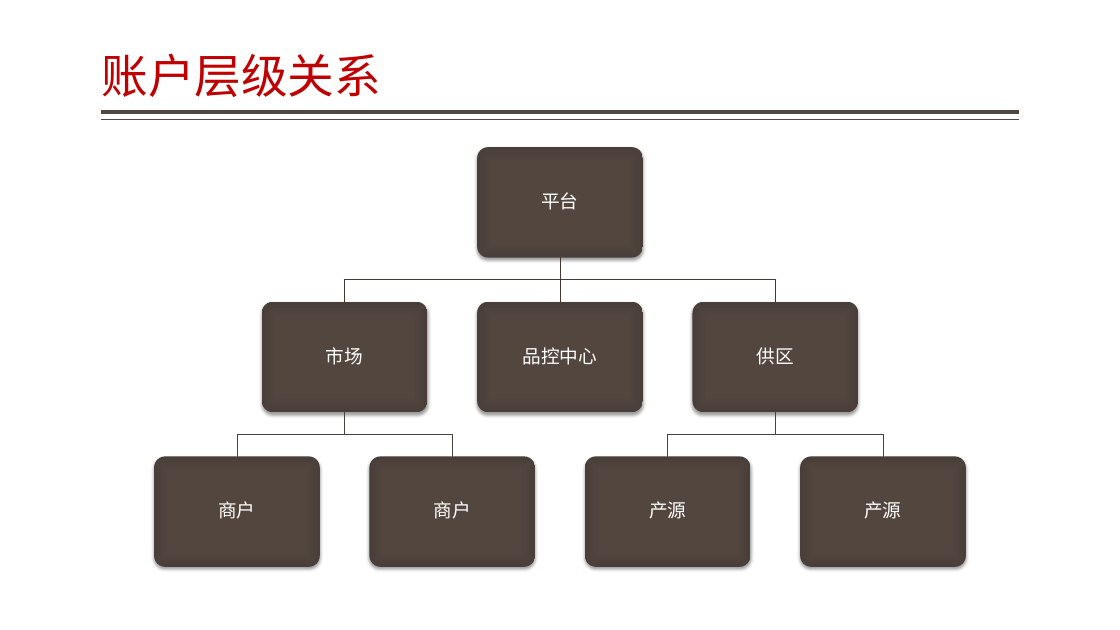
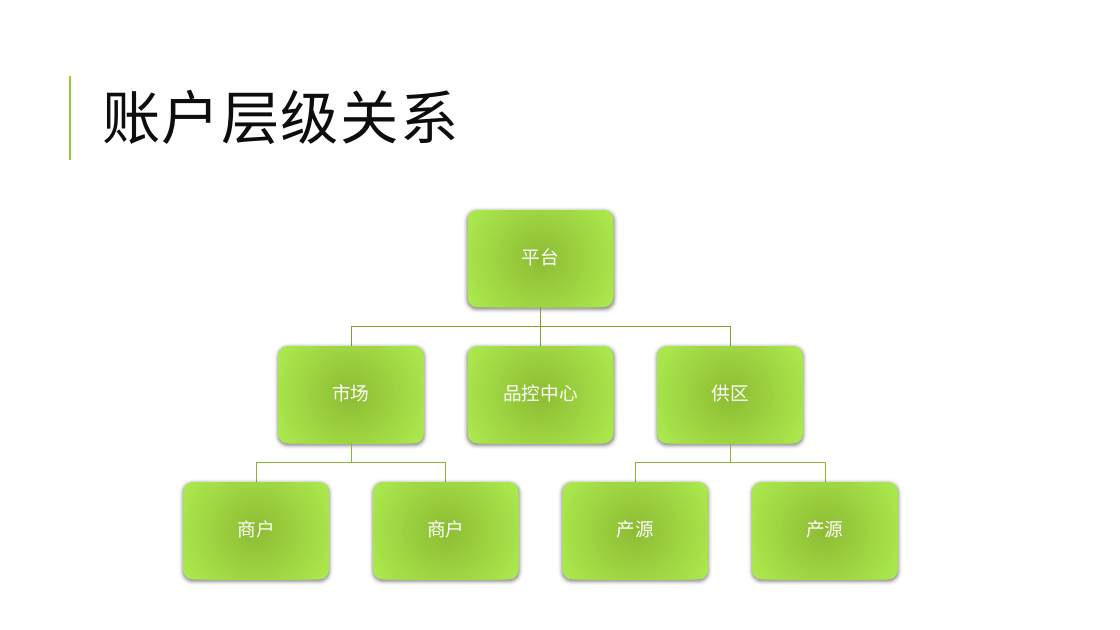
Before and after one commit to jzgi/chainsmart, a slide deck: slide 20 of Docs/品链供销平台.pptx. Drawn at 1120x630 pixels with LibreOffice and Linux fonts; fonts in the diff are those of the drawing. Boxes give left, top, right and bottom in pixels: in the first picture for what was removed or moved away, otherwise in the second. Text is boxed around its words. In the diff, an @@ line names an element or a change of style, - is before the commit and + after.

```diff
--- a/Docs/品链供销平台.pptx
+++ b/Docs/品链供销平台.pptx
@@ title "账户层级关系": place and size @@
-title "账户层级关系" at bbox=[101, 53, 381, 97]
+title "账户层级关系" at bbox=[102, 89, 458, 144]
@@ title "账户层级关系" at bbox=[102, 89, 458, 144]: size 40 to 50 pt, font Noto Sans CJK SC to Calibri, text colour #BF0102 to #0D0D0D, letter spacing 0 to 1 pt; line spacing 0.9 to 0.8; vertical alignment bottom to middle @@
@@ line added from (70, 160) to (70, 76), #99CB38 1.5 pt @@
@@ line removed from (1019, 112) to (102, 112) @@
@@ line removed from (1019, 120) to (102, 120) @@
@@ fill gradient #544740 to #534740 to #4A3F39 to gradient #8FBD34 to #ACEB4E; shadow changed in 8 elements at bbox=[373, 482, 519, 580], bbox=[183, 482, 329, 580], bbox=[563, 482, 709, 580], bbox=[278, 346, 424, 444], bbox=[468, 346, 614, 444], bbox=[752, 482, 898, 580], bbox=[657, 346, 803, 444], bbox=[468, 210, 614, 308] @@
@@ rounded rectangle: place and size @@
-rounded rectangle at bbox=[477, 147, 643, 257]
+rounded rectangle at bbox=[468, 210, 614, 308]
@@ text "平台": place and size @@
-text "平台" at bbox=[541, 192, 578, 210]
+text "平台" at bbox=[522, 248, 559, 266]
@@ freeform shape: place and size @@
-freeform shape at bbox=[344, 258, 560, 302]
+freeform shape at bbox=[351, 308, 541, 346]
@@ freeform shape: place and size @@
-freeform shape at bbox=[556, 258, 565, 302]
+freeform shape at bbox=[536, 308, 544, 346]
@@ outline #413A36 0.5 pt to #7BA32D 0.75 pt in 3 elements at bbox=[351, 308, 541, 346], bbox=[536, 308, 544, 346], bbox=[540, 308, 730, 346] @@
@@ freeform shape: place and size @@
-freeform shape at bbox=[560, 258, 776, 302]
+freeform shape at bbox=[540, 308, 730, 346]
@@ rounded rectangle: place and size @@
-rounded rectangle at bbox=[262, 302, 428, 412]
+rounded rectangle at bbox=[278, 346, 424, 444]
@@ text "市场": place and size @@
-text "市场" at bbox=[326, 347, 363, 365]
+text "市场" at bbox=[332, 384, 369, 402]
@@ rounded rectangle: place and size @@
-rounded rectangle at bbox=[477, 302, 643, 412]
+rounded rectangle at bbox=[468, 346, 614, 444]
@@ text "品控中心": place and size @@
-text "品控中心" at bbox=[523, 347, 597, 365]
+text "品控中心" at bbox=[503, 384, 577, 402]
@@ rounded rectangle: place and size @@
-rounded rectangle at bbox=[692, 302, 858, 412]
+rounded rectangle at bbox=[657, 346, 803, 444]
@@ text "供区": place and size @@
-text "供区" at bbox=[757, 347, 794, 365]
+text "供区" at bbox=[711, 384, 748, 402]
@@ freeform shape: place and size @@
-freeform shape at bbox=[237, 413, 344, 457]
+freeform shape at bbox=[256, 444, 351, 482]
@@ freeform shape: place and size @@
-freeform shape at bbox=[344, 413, 452, 457]
+freeform shape at bbox=[351, 444, 446, 482]
@@ freeform shape: place and size @@
-freeform shape at bbox=[668, 413, 776, 457]
+freeform shape at bbox=[635, 444, 730, 482]
@@ outline #4A413D 0.5 pt to #8BB833 0.75 pt in 4 elements at bbox=[351, 444, 446, 482], bbox=[256, 444, 351, 482], bbox=[635, 444, 730, 482], bbox=[730, 444, 825, 482] @@
@@ freeform shape: place and size @@
-freeform shape at bbox=[776, 413, 883, 457]
+freeform shape at bbox=[730, 444, 825, 482]
@@ rounded rectangle: place and size @@
-rounded rectangle at bbox=[154, 456, 319, 566]
+rounded rectangle at bbox=[183, 482, 329, 580]
@@ text "商户": place and size @@
-text "商户" at bbox=[218, 501, 255, 519]
+text "商户" at bbox=[237, 520, 274, 538]
@@ rounded rectangle: place and size @@
-rounded rectangle at bbox=[370, 456, 535, 566]
+rounded rectangle at bbox=[373, 482, 519, 580]
@@ text "商户": place and size @@
-text "商户" at bbox=[434, 501, 471, 519]
+text "商户" at bbox=[427, 520, 464, 538]
@@ rounded rectangle: place and size @@
-rounded rectangle at bbox=[585, 456, 750, 566]
+rounded rectangle at bbox=[563, 482, 709, 580]
@@ text "产源": place and size @@
-text "产源" at bbox=[649, 501, 686, 519]
+text "产源" at bbox=[617, 520, 654, 538]
@@ rounded rectangle: place and size @@
-rounded rectangle at bbox=[801, 456, 966, 566]
+rounded rectangle at bbox=[752, 482, 898, 580]
@@ text "产源": place and size @@
-text "产源" at bbox=[864, 501, 901, 519]
+text "产源" at bbox=[806, 520, 843, 538]
```
Also in this commit, not shown: 26 other slides changed, 1 slide added, 32 other files.
